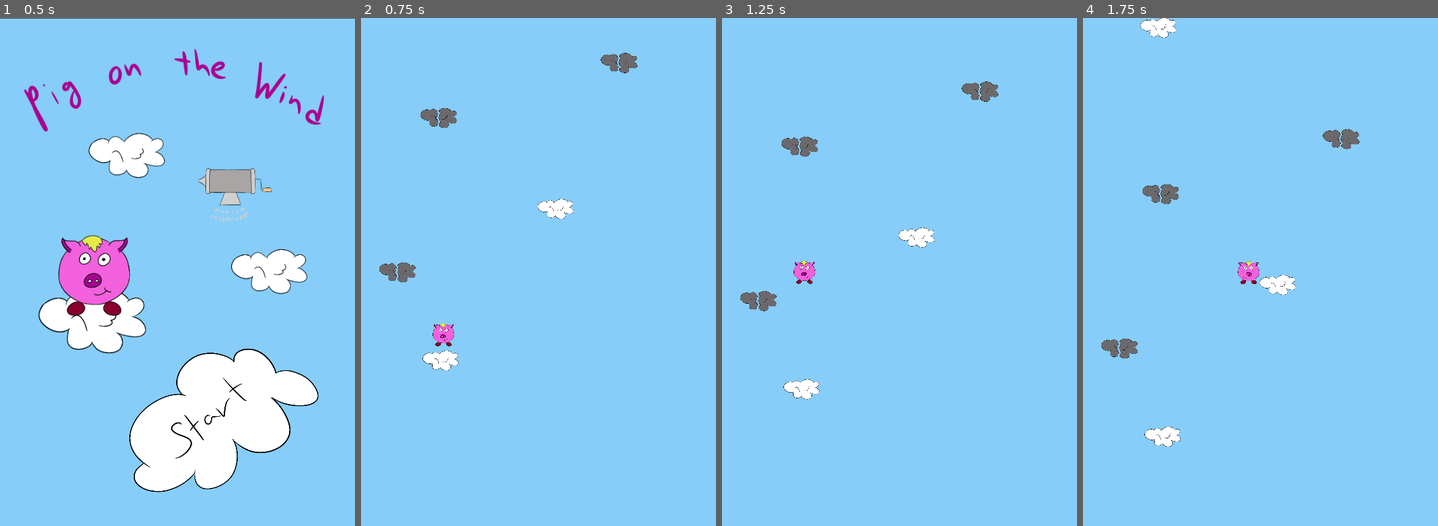
Above: before the commit, frames 1-4 (left to right).
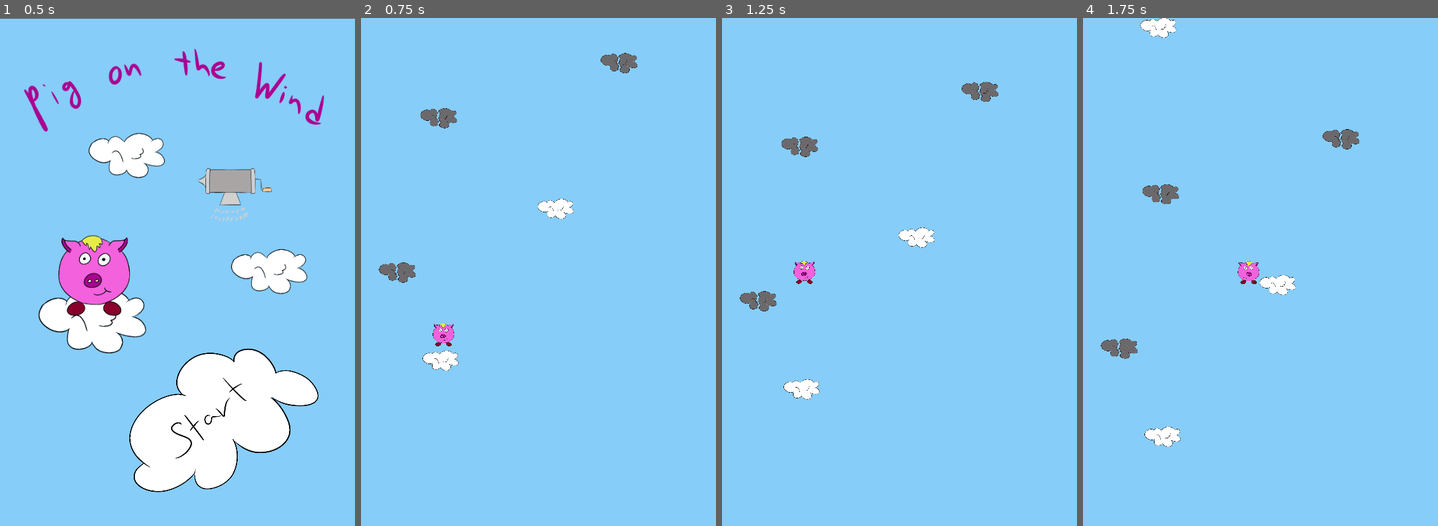
Above: after the commit, the same moments.

Repository: SuperQuentin/DoodlePig
Game: Godot game, scene res://Scenes/Menu.tscn
Two runs of this game, one before a commit and one after it. Both use one fixed random seed, a clock stepped at 60 frames per second and the inputs below.
Inputs (mouse positions are in pixels of both pictures, inside the frame that each line leads up to):
- Up to frame 1 (0.5 s): no input
- Up to frame 2 (0.75 s): click (584, 419) at 0.5 s
- Up to frame 3 (1.25 s): no input
- Up to frame 4 (1.75 s): hold Right (ui_right) from 1.28 s (still down)

Frame 1 is identical in both runs. In frame 2, 0.1% of the frame differs, in the area x 5-78%, y 6-53%; in frame 3, 0.1%; in frame 4, 0.1%, in the area x 5-78%, y 21-68%.

Commit message:
add destroy animation

Diff:
--- /dev/null
+++ b/DoodlePig/Scenes/CollisionShape2D.gd
@@ -0,0 +1,19 @@
+extends CollisionShape2D
+
+signal something_collide
+
+# Declare member variables here. Examples:
+# var a = 2
+# var b = "text"
+
+
+# Called when the node enters the scene tree for the first time.
+func _ready():
+	pass # Replace with function body.
+
+func _process(delta):
+	pass
+
+# Called every frame. 'delta' is the elapsed time since the previous frame.
+#func _process(delta):
+#	pass
--- a/DoodlePig/Scenes/TrappedCloud.tscn
+++ b/DoodlePig/Scenes/TrappedCloud.tscn
@@ -1,10 +1,11 @@
-[gd_scene load_steps=7 format=2]
+[gd_scene load_steps=8 format=2]
 
 [ext_resource path="res://Sprites/cloudDarkGreyRight.png" type="Texture" id=1]
 [ext_resource path="res://Sprites/cloudDarkGreyLeft.png" type="Texture" id=2]
 [ext_resource path="res://Scripts/TrappedCloud.gd" type="Script" id=3]
+[ext_resource path="res://Scenes/CollisionShape2D.gd" type="Script" id=4]
 
-[sub_resource type="Animation" id=2]
+[sub_resource type="Animation" id=1]
 resource_name = "Destroy"
 tracks/0/type = "value"
 tracks/0/path = NodePath("SpriteRight:position")
@@ -79,9 +80,8 @@
 "values": [ Color( 1, 1, 1, 1 ), Color( 1, 1, 1, 0 ) ]
 }
 
-[sub_resource type="Animation" id=3]
+[sub_resource type="Animation" id=2]
 resource_name = "Tigling"
-loop = true
 tracks/0/type = "value"
 tracks/0/path = NodePath("SpriteRight:rotation_degrees")
 tracks/0/interp = 1
@@ -117,20 +117,20 @@
 
 [node name="SpriteLeft" type="Sprite" parent="."]
 position = Vector2( -13.2214, -0.24467 )
-rotation = 0.0634312
 scale = Vector2( 0.182249, 0.182249 )
 texture = ExtResource( 2 )
 
 [node name="SpriteRight" type="Sprite" parent="."]
 position = Vector2( 15.2258, 0.768594 )
-rotation = 0.0568919
 scale = Vector2( 0.182249, 0.182249 )
 texture = ExtResource( 1 )
 
 [node name="AnimationPlayer" type="AnimationPlayer" parent="."]
-anims/Destroy = SubResource( 2 )
-anims/Tigling = SubResource( 3 )
+anims/Destroy = SubResource( 1 )
+anims/Tigling = SubResource( 2 )
 
 [node name="CollisionShape2D" type="CollisionShape2D" parent="."]
 position = Vector2( 0.943863, -7.07906 )
-shape = SubResource( 4 )
+shape = SubResource( 3 )
+script = ExtResource( 4 )
+[connection signal="animation_finished" from="AnimationPlayer" to="." method="_on_animation_finished"]
--- a/DoodlePig/Scripts/Player.gd
+++ b/DoodlePig/Scripts/Player.gd
@@ -33,6 +33,8 @@
 		set_linear_velocity(Vector2(0,get_linear_velocity().y))
 
 func collision(body):
+	if body.has_method("on_player_touched") and get_linear_velocity():
+		body.on_player_touched()
 	if body.is_in_group('Paddles') and get_linear_velocity().y > 0:
 		set_linear_velocity(Vector2(0,-jump_speed))
 
--- a/DoodlePig/Scripts/TrappedCloud.gd
+++ b/DoodlePig/Scripts/TrappedCloud.gd
@@ -9,6 +9,23 @@
 	pass
 
 func _physics_process(delta):
-	var collision = move_and_collide(Vector2() * delta)
-	if collision:
-		$AnimationPlayer.play("Tigling")
+
+	pass
+
+func on_player_touched():
+	 tigling()
+
+func tigling():
+	print("Cloud go brrrrrrrrrrr")
+	get_node("AnimationPlayer").play("Tigling")
+
+func destroy():
+	print("Cloud go away")
+	get_node("AnimationPlayer").play("Destroy")
+
+
+
+func _on_animation_finished(anim_name):
+	if anim_name == "Tigling":
+		destroy()
+	get_node("CollisionShape2D").disabled = true
Not shown: 1 places in DoodlePig/Scenes/TrappedCloud.tscn that only renumber resources
Not shown, added: DoodlePig/export_presets.cfg
